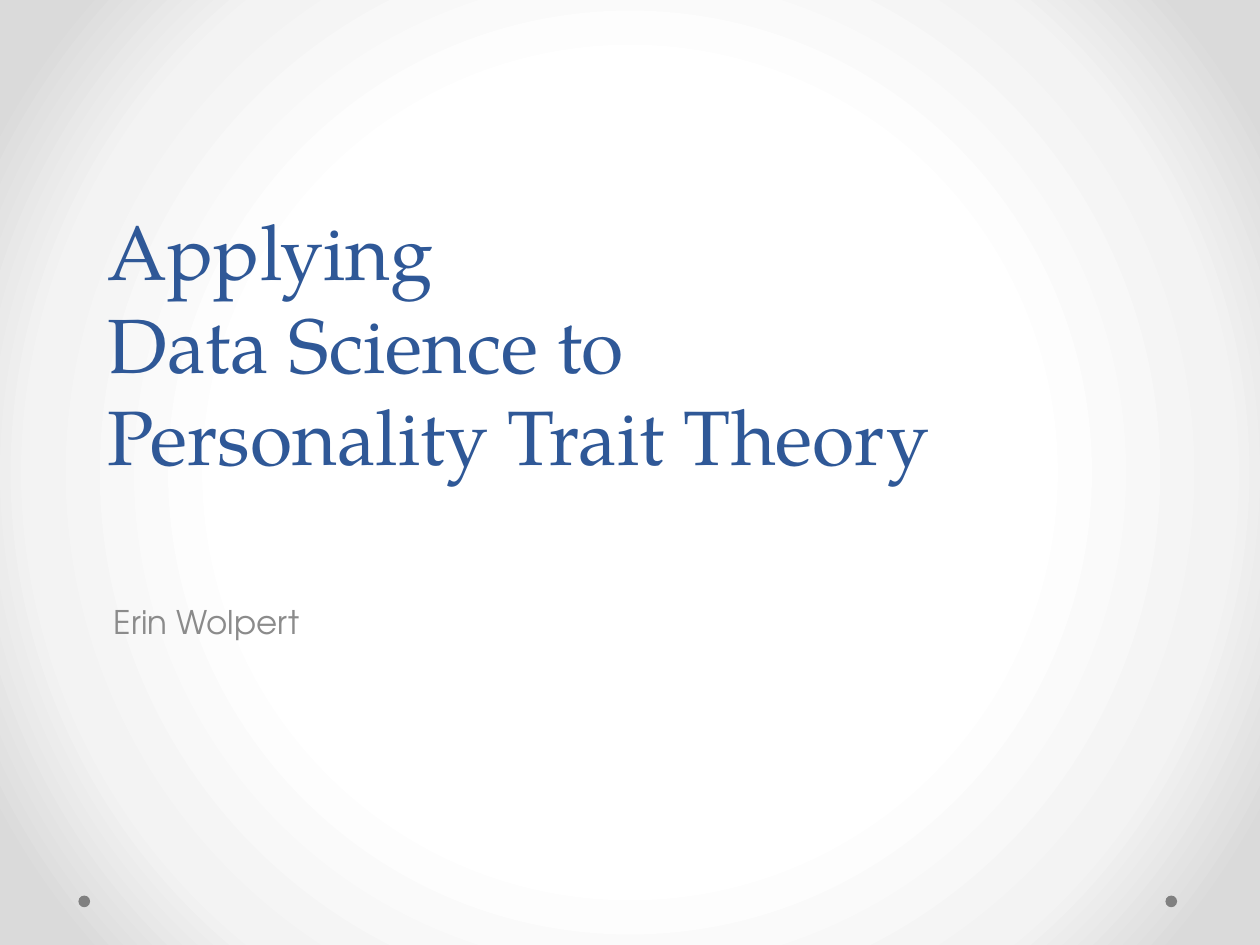
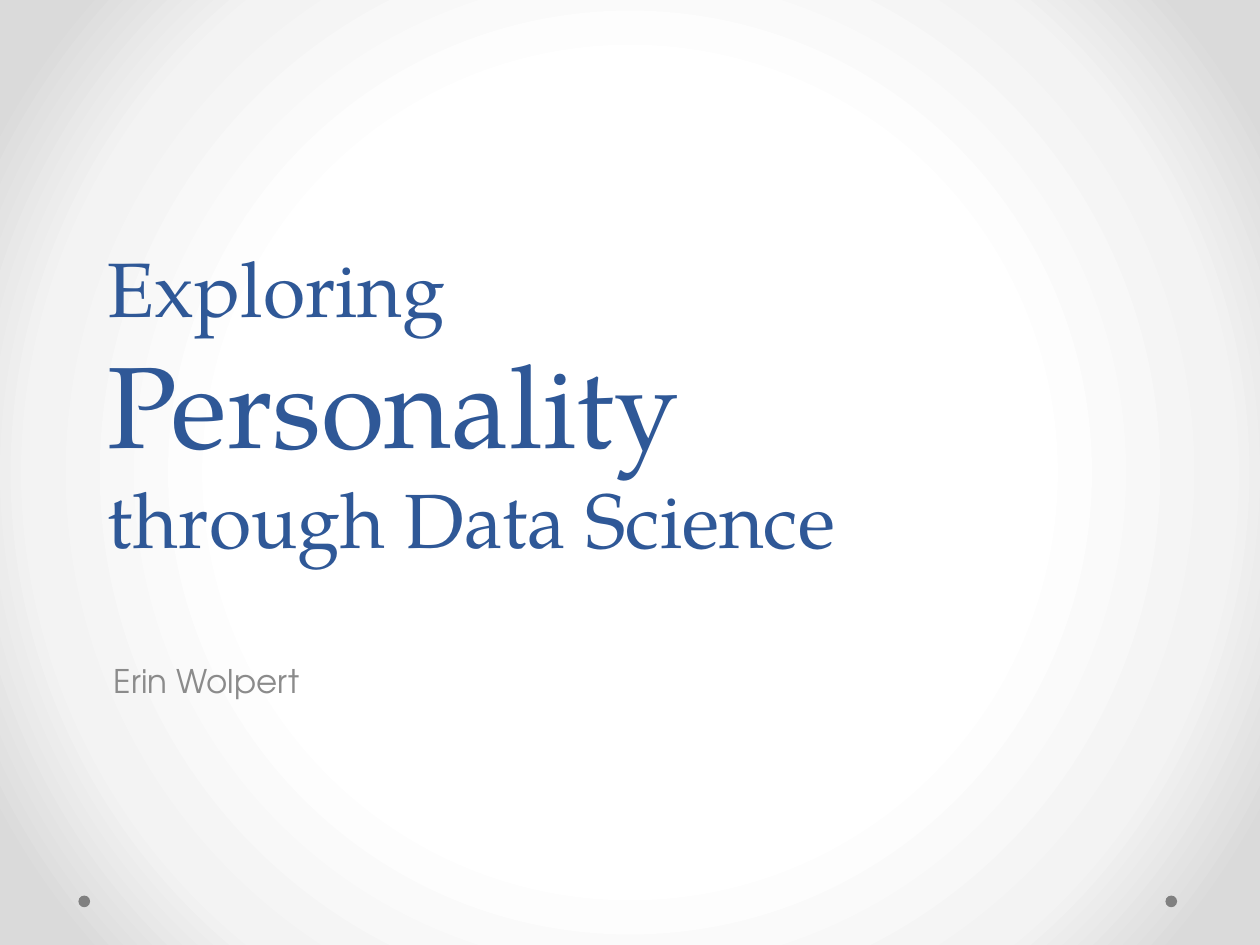
Before and after one commit to alacrity28/personality, a slide deck: slide 1 of presentation_ErinWolpert.pptx. Drawn at 1260x945 pixels with LibreOffice and Linux fonts; fonts in the diff are those of the drawing. Boxes give left, top, right and bottom in pixels: in the first picture for what was removed or moved away, otherwise in the second. Text is boxed around its words. In the diff, an @@ line names an element or a change of style, - is before the commit and + after.

```diff
--- a/presentation_ErinWolpert.pptx
+++ b/presentation_ErinWolpert.pptx
@@ title at [108,261,834,570]: text changed @@
-Applying
-Data Science to Personality Trait Theory
+Exploring
+Personality
+through Data Science
@@ subtitle "Erin Wolpert": place and size @@
-subtitle "Erin Wolpert" at [114,610,299,640]
+subtitle "Erin Wolpert" at [114,669,299,699]
```
Also in this commit, not shown: 2 other slides changed, 2 slides added, 1 slide removed, 12 other files.
